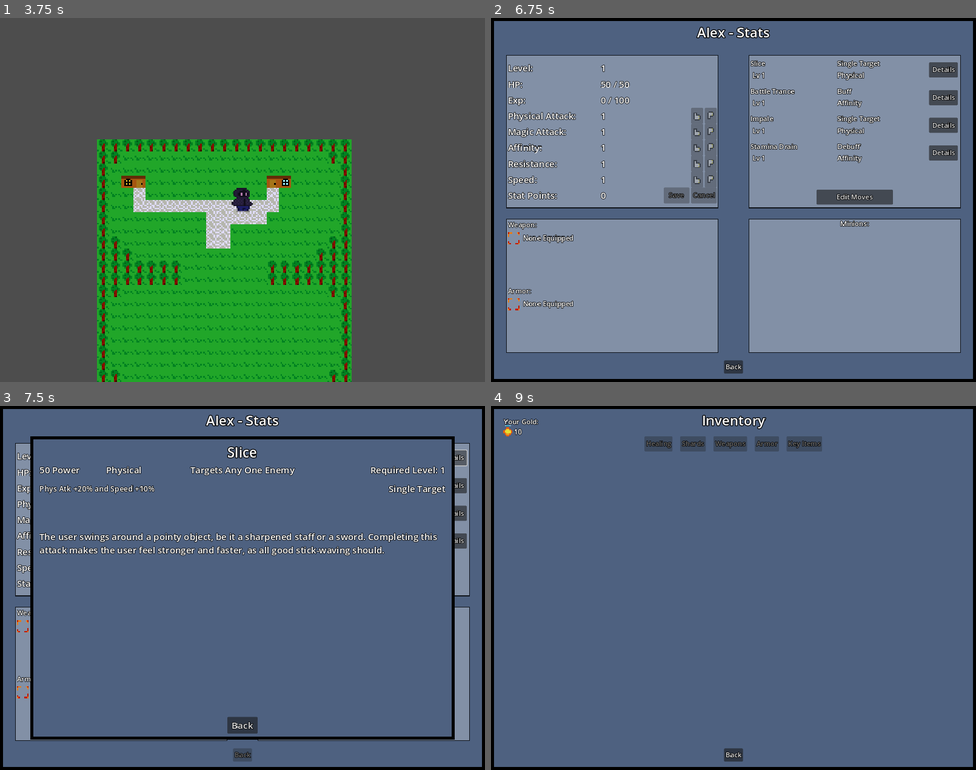
Above: before the commit, frames 1-4 (two rows, left to right).
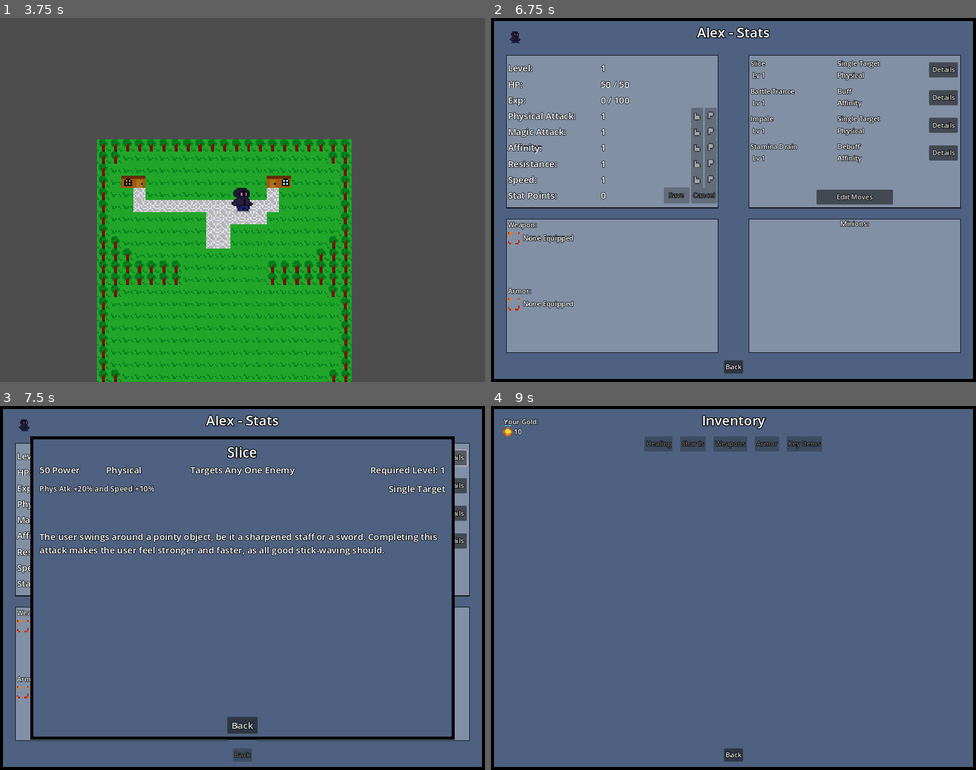
Above: after the commit, the same moments.

Repository: 123outerme/Shards-of-Grandeur
Game: Godot game, scene res://GameScenes/MainMenu.tscn
Same seed, same stepped clock (60 frames per second), same inputs: the game is played once before the commit and once after it.
Inputs (mouse positions are in pixels of both pictures, inside the frame that each line leads up to):
- Up to frame 1 (3.75 s): click "New Game" at 0.5 s; click (242, 185) at 1.27 s; type "Alex" at 1.35 s; click "New Game" at 2 s; click "Confirm & Start!" at 2.75 s; tap Enter at 3.5 s; hold D (move_right) from 3.53 s (still down); hold F (game_decline) from 3.53 s (still down)
- Up to frame 2 (6.75 s): release D (move_right) at 4.28 s; release F (game_decline) at 4.28 s; hold S (move_down) 4.28-5.03 s; tap Space (game_interact) at 4.35, 5 s; hold D (move_right) 5.03-5.75 s; hold Q (game_quests) 5.03-5.75 s; click "Back" at 5.75 s; tap Enter at 6.5 s; hold W (move_up) from 6.53 s (still down); tap R (game_stats) at 6.6 s
- Up to frame 3 (7.5 s): release W (move_up) at 7.25 s; click "Details" at 7.25 s
- Up to frame 4 (9 s): click "Edit Moves" at 8 s; click (515, 628) at 8.75 s

Frame 1 is identical in both runs. In frame 2, less than 0.1% of the frame differs, in the area x 3-7%, y 3-7%; in frame 3, less than 0.1%; in frame 4, nothing differs.

Commit message:
Tweaked animations; fixed stats panels, overworld enemies

Diff:
--- a/GameData/Combatants/rat.tres
+++ b/GameData/Combatants/rat.tres
@@ -67,6 +67,7 @@
 [resource]
 script = ExtResource("1_gqtms")
 spriteFrames = ExtResource("6_5a2u7")
+maxSize = Vector2(16, 16)
 nickname = ""
 stats = SubResource("Resource_hula1")
 currentHp = -1
--- a/Graphics/animations/Player.tres
+++ b/Graphics/animations/Player.tres
@@ -78,7 +78,7 @@
 }],
 "loop": false,
 "name": &"attack",
-"speed": 5.0
+"speed": 6.0
 }, {
 "frames": [{
 "duration": 1.0,
@@ -86,7 +86,7 @@
 }],
 "loop": true,
 "name": &"stand",
-"speed": 5.0
+"speed": 6.0
 }, {
 "frames": [{
 "duration": 1.0,
@@ -109,5 +109,5 @@
 }],
 "loop": true,
 "name": &"walk",
-"speed": 5.0
+"speed": 6.0
 }]
--- a/Graphics/animations/Rat.tres
+++ b/Graphics/animations/Rat.tres
@@ -48,7 +48,7 @@
 }],
 "loop": false,
 "name": &"attack",
-"speed": 5.0
+"speed": 10.0
 }, {
 "frames": [{
 "duration": 1.0,
@@ -56,7 +56,7 @@
 }],
 "loop": true,
 "name": &"stand",
-"speed": 5.0
+"speed": 10.0
 }, {
 "frames": [{
 "duration": 1.0,
@@ -67,5 +67,5 @@
 }],
 "loop": true,
 "name": &"walk",
-"speed": 5.0
+"speed": 10.0
 }]
--- a/Prefabs/Entities/OverworldEnemy.tscn
+++ b/Prefabs/Entities/OverworldEnemy.tscn
@@ -11,7 +11,7 @@
 size = Vector2(17, 17)
 
 [sub_resource type="CircleShape2D" id="CircleShape2D_qaacd"]
-radius = 40.0
+radius = 56.0
 
 [node name="OverworldEnemy" type="CharacterBody2D" groups=["AutonomousMove"]]
 z_index = -10
@@ -19,7 +19,7 @@
 motion_mode = 1
 script = ExtResource("1_cgamv")
 
-[node name="CollisionShape2D" type="CollisionShape2D" parent="."]
+[node name="CollisionShape" type="CollisionShape2D" parent="."]
 shape = SubResource("RectangleShape2D_7d1jr")
 
 [node name="AnimatedEnemySprite" type="AnimatedSprite2D" parent="."]
@@ -40,12 +40,14 @@
 input_pickable = false
 monitorable = false
 
-[node name="CollisionShape2D" type="CollisionShape2D" parent="EncounterCollider"]
+[node name="EncounterColliderShape" type="CollisionShape2D" parent="EncounterCollider"]
 shape = SubResource("RectangleShape2D_m26a0")
 
 [node name="ChaseRange" type="Area2D" parent="."]
+collision_layer = 2
+collision_mask = 2
 
-[node name="CollisionShape2D" type="CollisionShape2D" parent="ChaseRange"]
+[node name="ChaseRangeShape" type="CollisionShape2D" parent="ChaseRange"]
 shape = SubResource("CircleShape2D_qaacd")
 
 [connection signal="navigation_finished" from="NavAgent" to="." method="_on_nav_agent_navigation_finished"]
--- a/Prefabs/UI/Stats/MinionSlotPanel.tscn
+++ b/Prefabs/UI/Stats/MinionSlotPanel.tscn
@@ -1,14 +1,11 @@
-[gd_scene load_steps=6 format=3 uid="uid://84ixct37xa74"]
+[gd_scene load_steps=5 format=3 uid="uid://84ixct37xa74"]
 
 [ext_resource type="Script" path="res://Scripts/Menus/StatsPanel/MinionsPanel/MinionSlotPanel.gd" id="1_mfddu"]
 [ext_resource type="Theme" uid="uid://dsowi08f2y6iv" path="res://Themes/rootTheme.tres" id="1_nhnmf"]
-[ext_resource type="Texture2D" uid="uid://p871kcr0eyx6" path="res://Graphics/SOUVUTU0.png" id="3_wa004"]
 
 [sub_resource type="StyleBoxEmpty" id="StyleBoxEmpty_sjlhe"]
 
-[sub_resource type="AtlasTexture" id="AtlasTexture_e1ocm"]
-atlas = ExtResource("3_wa004")
-region = Rect2(96, 56, 8, 8)
+[sub_resource type="SpriteFrames" id="SpriteFrames_k3y6f"]
 
 [node name="MinionSlotPanel" type="Panel" groups=["MinionSlotPanel"]]
 custom_minimum_size = Vector2(548, 69)
@@ -26,10 +23,10 @@
 offset_bottom = 16.0
 grow_vertical = 2
 
-[node name="MinionSprite" type="Sprite2D" parent="SpriteControl"]
+[node name="MinionSprite" type="AnimatedSprite2D" parent="SpriteControl"]
 position = Vector2(16, 16)
-scale = Vector2(4, 4)
-texture = SubResource("AtlasTexture_e1ocm")
+scale = Vector2(2, 2)
+sprite_frames = SubResource("SpriteFrames_k3y6f")
 
 [node name="MinionName" type="RichTextLabel" parent="."]
 layout_mode = 1
--- a/Prefabs/UI/Stats/StatsPanel.tscn
+++ b/Prefabs/UI/Stats/StatsPanel.tscn
@@ -1,7 +1,8 @@
-[gd_scene load_steps=9 format=3 uid="uid://dhtqpe8pcg80v"]
+[gd_scene load_steps=10 format=3 uid="uid://dhtqpe8pcg80v"]
 
 [ext_resource type="Script" path="res://Scripts/Menus/StatsPanel/StatsPanel.gd" id="1_ek2t8"]
 [ext_resource type="Theme" uid="uid://dsowi08f2y6iv" path="res://Themes/rootTheme.tres" id="2_0j471"]
+[ext_resource type="SpriteFrames" uid="uid://gcii401b383q" path="res://Graphics/animations/Player.tres" id="3_i2uux"]
 [ext_resource type="Theme" uid="uid://dspb6mujs3bb2" path="res://Themes/titleTextTheme.tres" id="3_r0bwb"]
 [ext_resource type="PackedScene" uid="uid://cl2b2giyrbc0i" path="res://Prefabs/UI/Stats/StatLinePanel.tscn" id="4_1k046"]
 [ext_resource type="PackedScene" uid="uid://d23cu31e8s3s6" path="res://Prefabs/UI/Stats/EquipmentPanel.tscn" id="5_h5547"]
@@ -26,6 +27,12 @@
 anchor_bottom = 1.0
 grow_horizontal = 2
 grow_vertical = 2
+
+[node name="AnimatedCombatantSprite" type="AnimatedSprite2D" parent="StatsPanel/Panel"]
+position = Vector2(64, 52)
+scale = Vector2(2, 2)
+sprite_frames = ExtResource("3_i2uux")
+animation = &"walk"
 
 [node name="StatsTitle" type="RichTextLabel" parent="StatsPanel/Panel"]
 layout_mode = 1
--- a/Scripts/Menus/StatsPanel/MinionsPanel/MinionSlotPanel.gd
+++ b/Scripts/Menus/StatsPanel/MinionsPanel/MinionSlotPanel.gd
@@ -6,7 +6,7 @@
 @export var combatant: Combatant = null
 @export var readOnly: bool = false
 
-@onready var minionSprite: Sprite2D = get_node("SpriteControl/MinionSprite")
+@onready var minionSprite: AnimatedSprite2D = get_node("SpriteControl/MinionSprite")
 @onready var minionName: RichTextLabel = get_node("MinionName")
 @onready var statsButton: Button = get_node("StatsButton")
 
@@ -19,7 +19,10 @@
 		visible = false
 		return
 
-	minionSprite.texture = combatant.sprite
+	minionSprite.sprite_frames = combatant.spriteFrames
+	if combatant.spriteFrames == null:
+		minionSprite.sprite_frames = load('res://Graphics/animations/Player.tres') # TEMP
+	minionSprite.play('walk')
 	minionName.text = combatant.disp_name()
 	statsButton.disabled = readOnly
 
--- a/Scripts/Menus/StatsPanel/StatsPanel.gd
+++ b/Scripts/Menus/StatsPanel/StatsPanel.gd
@@ -19,6 +19,7 @@
 var savedIsPlayer: bool = false
 var changingCombatant: bool = false
 
+@onready var animatedCombatantSprite: AnimatedSprite2D = get_node("StatsPanel/Panel/AnimatedCombatantSprite")
 @onready var statsTitle: RichTextLabel = get_node("StatsPanel/Panel/StatsTitle")
 @onready var levelUpLabel: RichTextLabel = get_node("StatsPanel/Panel/LevelUpLabel")
 @onready var statlinePanel: StatLinePanel = get_node("StatsPanel/Panel/StatLinePanel")
@@ -44,6 +45,13 @@
 	var dispName: String = stats.displayName
 	if minion != null:
 		dispName = minion.disp_name()
+
+	var spriteFrames: SpriteFrames = PlayerResources.playerInfo.combatant.spriteFrames
+	if minion != null:
+		spriteFrames = minion.spriteFrames
+	animatedCombatantSprite.sprite_frames = spriteFrames
+	animatedCombatantSprite.play('walk')
+
 	statsTitle.text = '[center]' + dispName + ' - Stats[/center]'
 	levelUpLabel.visible = levelUp
 	statlinePanel.stats = stats
--- a/Scripts/OverworldEnemy/EnemySpawner.gd
+++ b/Scripts/OverworldEnemy/EnemySpawner.gd
@@ -18,7 +18,7 @@
 func _on_area_2d_area_entered(area):
 	if enemy == null and area.name == 'PlayerEventCollider' and not spawnerData.disabled:
 		var angleRadians = randf_range(0, 2 * PI)
-		var radius: float = randf_range(0, spawnRange)
+		var radius: float = randf_range(0, spawnRange / 2.0) # range in diameter, so half of that
 		var enemyPos: Vector2 = position + (Vector2(cos(angleRadians), sin(angleRadians)).normalized() * radius)
 		# generate random point on unit circle and ensure it's exactly on the circle, multiplied by a random radius
 		# all for a random position inside a circle of size `spawnRange` centered around the spawner
--- a/Scripts/OverworldEnemy/OverworldEnemy.gd
+++ b/Scripts/OverworldEnemy/OverworldEnemy.gd
@@ -49,7 +49,7 @@
 	if SceneLoader.mapLoader != null and not SceneLoader.mapLoader.mapNavReady:
 		return
 	var angleRadians = randf_range(0, 2 * PI)
-	var radius: float = randf_range(0, patrolRange)
+	var radius: float = randf_range(0, patrolRange / 2.0) # range is diameter, so half that
 	var patrolPos: Vector2 = homePoint + Vector2(cos(angleRadians), sin(angleRadians)).normalized() * radius
 	# generate random point on unit circle and ensure it's exactly on the circle, multiplied by a random radius
 	# all for a random position inside a circle of size `patrolRange` centered around the home point
--- a/Scripts/Player/PlayerResources.gd
+++ b/Scripts/Player/PlayerResources.gd
@@ -77,6 +77,7 @@
 
 func new_game(save_path):
 	playerInfo = PlayerInfo.new()
+	playerInfo.combatant.spriteFrames = load('res://Graphics/animations/Player.tres')
 	inventory = Inventory.new(true)
 	inventory.save_data(save_path, inventory)
 	questInventory = QuestInventory.new()
Binary file changed: Graphics/player_attack.png
